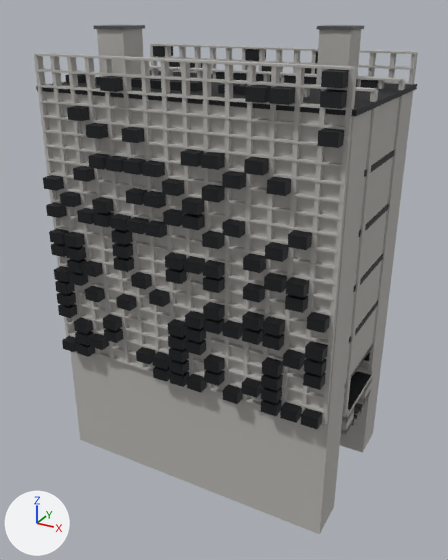
What one commit did to the FBX model Assets/_Project/04.Art/02.Models/Megastructure/SM_Mega_Citadel.fbx.
One viewpoint serves both versions: a 50 mm camera at (119.0, -219.0, 179.0) aimed at (0.0, -4.0, 71.0). The lights are fixed; the arrows at lower left show +X, +Y and +Z. The picture after the commit comes second. Where no turn or scale is listed for an object, it has been applied to the vertices. Vertices at exactly the same position are counted once.

Names of what the first picture shows: 'SM_Mega_Citadel'.
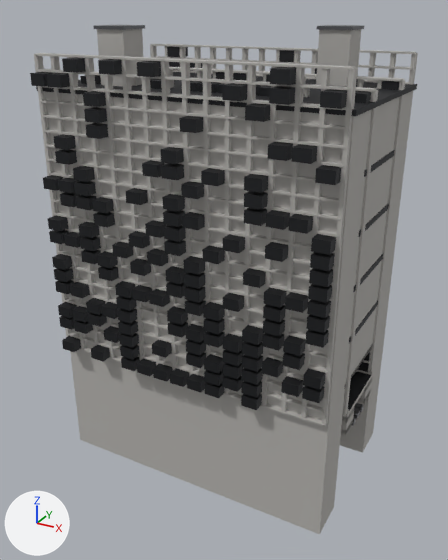
The change, as a list of edits to the scene's bpy script:
```text
Change me_sm_mega_citadel:
    used by ob_sm_mega_citadel; location = (0.0, 0.0, 0.0)
    remove me_sm_mega_citadel.from_pydata(...)  # 12460 vertices, 9366 faces; spans x -63.0..63.0, y -43.0..43.0, z -14.0..173.0
    add me_sm_mega_citadel.from_pydata(...)  # 12412 vertices, 9330 faces; spans x -63.0..63.0, y -43.0..43.0, z -14.0..173.0
    me_sm_mega_citadel part 1: 612 loose pieces with 4896 vertices, spanning x -61.0..61.0, y -43.0..43.0, z 33.0..163.0, are deleted
    me_sm_mega_citadel part 2: 2560 vertices added at x -61.0..61.0, y -43.0..-16.0, z 41.0..163.0
    me_sm_mega_citadel part 3: 2288 vertices added at x -61.0..61.0, y 16.0..43.0, z 33.0..163.0
    other edits to the shape of me_sm_mega_citadel do not show in these pictures
```

What differs and where, as boxes (x1, y1, x2, y2) in the pictures (448 x 560 px):
'SM_Mega_Citadel', reshaped: before (34, 25, 418, 534); after (30, 25, 418, 534)
part 1 of me_sm_mega_citadel, deleted: before (46, 46, 378, 429)
part 2 of me_sm_mega_citadel, added: after (30, 57, 371, 410)
part 3 of me_sm_mega_citadel, added (mostly hidden): after (167, 46, 399, 372)
